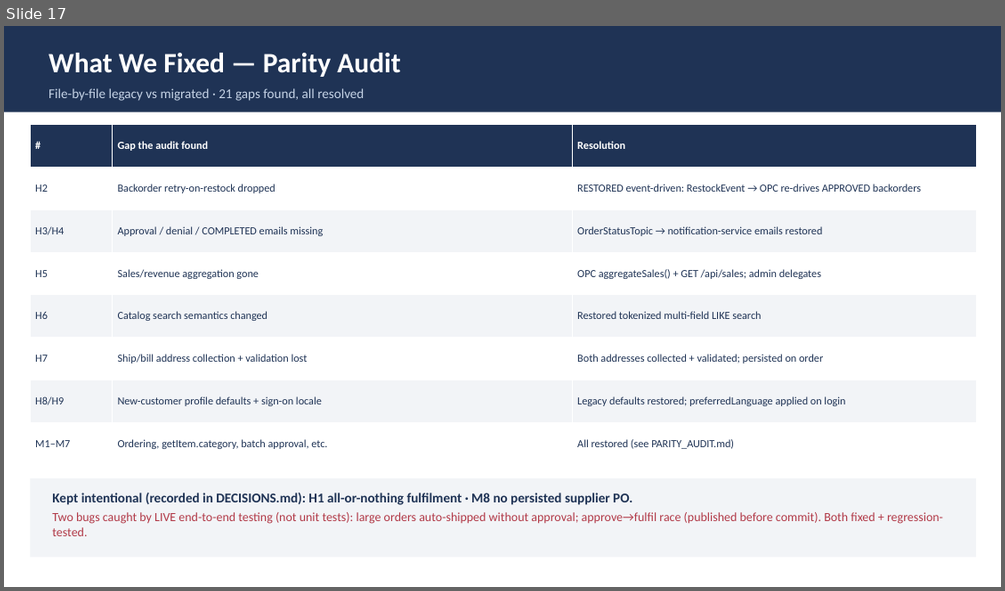
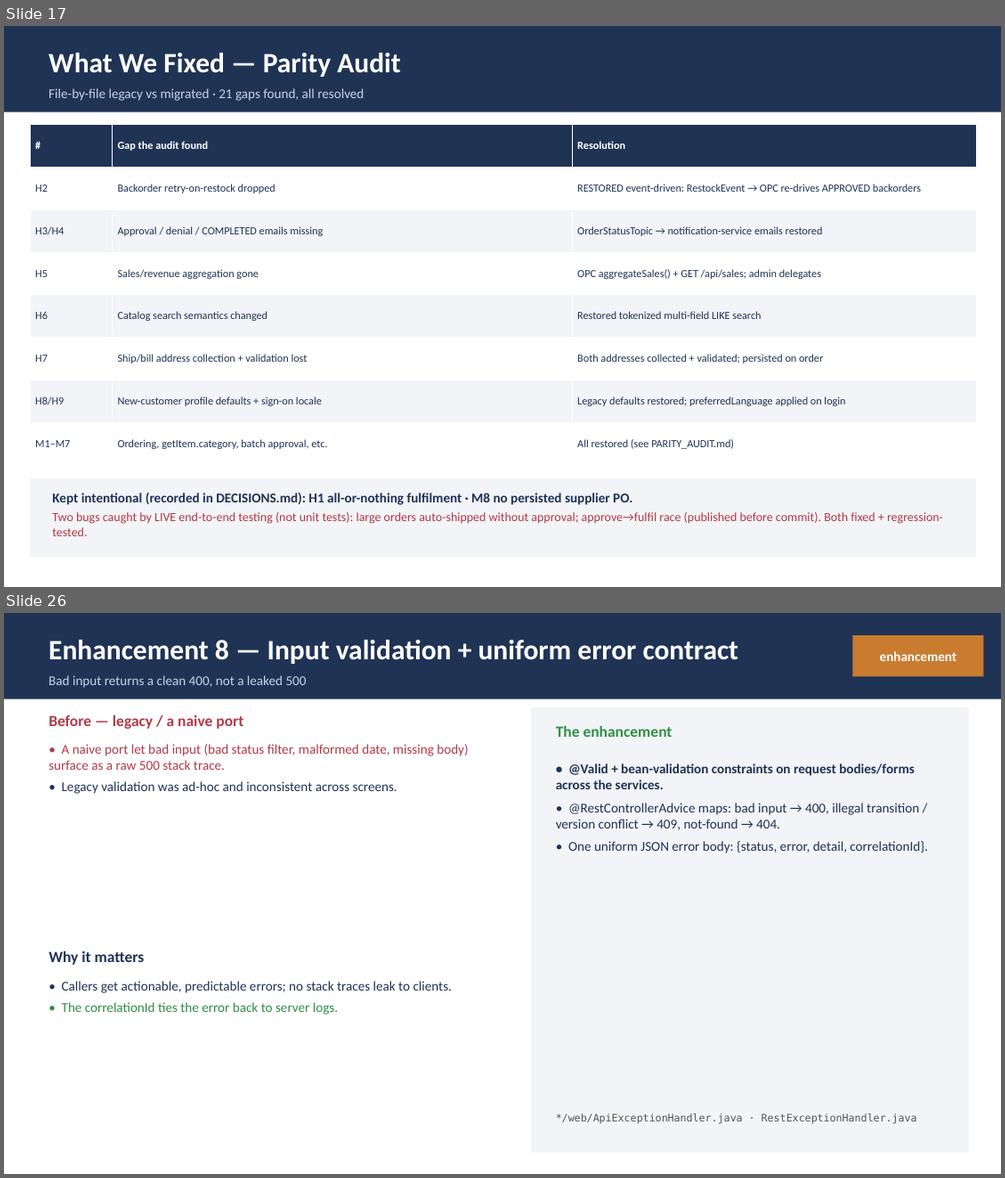
Before and after one commit to Vishak-94/pet-store, a slide deck: docs/PetStore_Demo_45min.pptx. Shown one above the other, each under a label of ours: slide 17 before the commit, slides 17 and 26 after it; the slides between them are not shown. The pictures are 1005x591 and 1005x1178 pixels, drawn with LibreOffice and Linux fonts; fonts in the diff are those of the drawing. Boxes give left, top, right and bottom in pixels: in the first picture for what was removed or moved away, otherwise in the second. Text is boxed around its words. In the diff, an @@ line names an element or a change of style, - is before the commit and + after.

Commit message:
Add enhancements-beyond-parity section to demo deck
- New enh_slide() helper: before / why-it-matters / the-enhancement + code-location footer
- Overview slide (E1-E10 table) + one detailed slide per enhancement:
  BCrypt, central RS256 IdP, transactional outbox, pessimistic stock lock,
  optimistic @Version lock, DLQ + bounded redelivery, idempotent consumers,
  validation + uniform error contract, CSRF + secure cookies, observability + stock cache
- Distinct from the parity audit (which restores legacy behaviour) — these are net improvements
- Agenda updated (section 8), renumbered through 13
- Regenerated PPTX (46 slides), verified zero shape overflow

```diff
--- a/docs/PetStore_Demo_45min.pptx
+++ b/docs/PetStore_Demo_45min.pptx
@@ slide 26 added at (4,613,1001,1174), background #FFFFFF @@
@@ rectangle added at (4,613,1001,699), fill #1F3355 @@
@@ rectangle added at (853,635,984,676), fill #C97C2F @@
@@ text added at (48,640,739,664), 27 pt, text #FFFFFF, bold @@
+Enhancement 8 — Input validation + uniform error contract
@@ text added at (880,651,957,661), 13 pt, text #FFFFFF, bold @@
+enhancement
@@ text added at (48,675,307,688), 13 pt, text #C5D3E6 @@
+Bad input returns a clean 400, not a leaked 500
@@ text added at (48,714,243,729), 15 pt, text #B23A48, bold @@
+Before — legacy / a naive port
@@ rectangle added at (531,707,969,1152), fill #F2F4F7 @@
@@ text added at (48,744,468,794), 13 pt, text #B23A48 @@
+• A naive port let bad input (bad status filter, malformed date, missing body) surface as a raw 500 stack trace.
+• Legacy validation was ad-hoc and inconsistent across screens.
@@ text added at (556,725,672,737), 15 pt, text #2F8F46, bold @@
+The enhancement
@@ text added at (556,763,927,853), 13 pt, text #1F3355 @@
+• @Valid + bean-validation constraints on request bodies/forms across the services.
+• @RestControllerAdvice maps: bad input → 400, illegal transition / version conflict → 409, not-found → 404.
+• One uniform JSON error body: {status, error, detail, correlationId}.
@@ text added at (48,950,145,965), 15 pt, text #1F3355, bold @@
+Why it matters
@@ text added at (62,981,452,1014), 13 pt, text #1F3355 @@
+• Callers get actionable, predictable errors; no stack traces leak to clients.
+• The correlationId ties the error back to server logs.
@@ text added at (556,1113,917,1124), 10 pt, text #555555 @@
+*/web/ApiExceptionHandler.java · RestExceptionHandler.java
```
Also in this commit, not shown: 1 slide changed, 10 other slides added, 1 other file.
